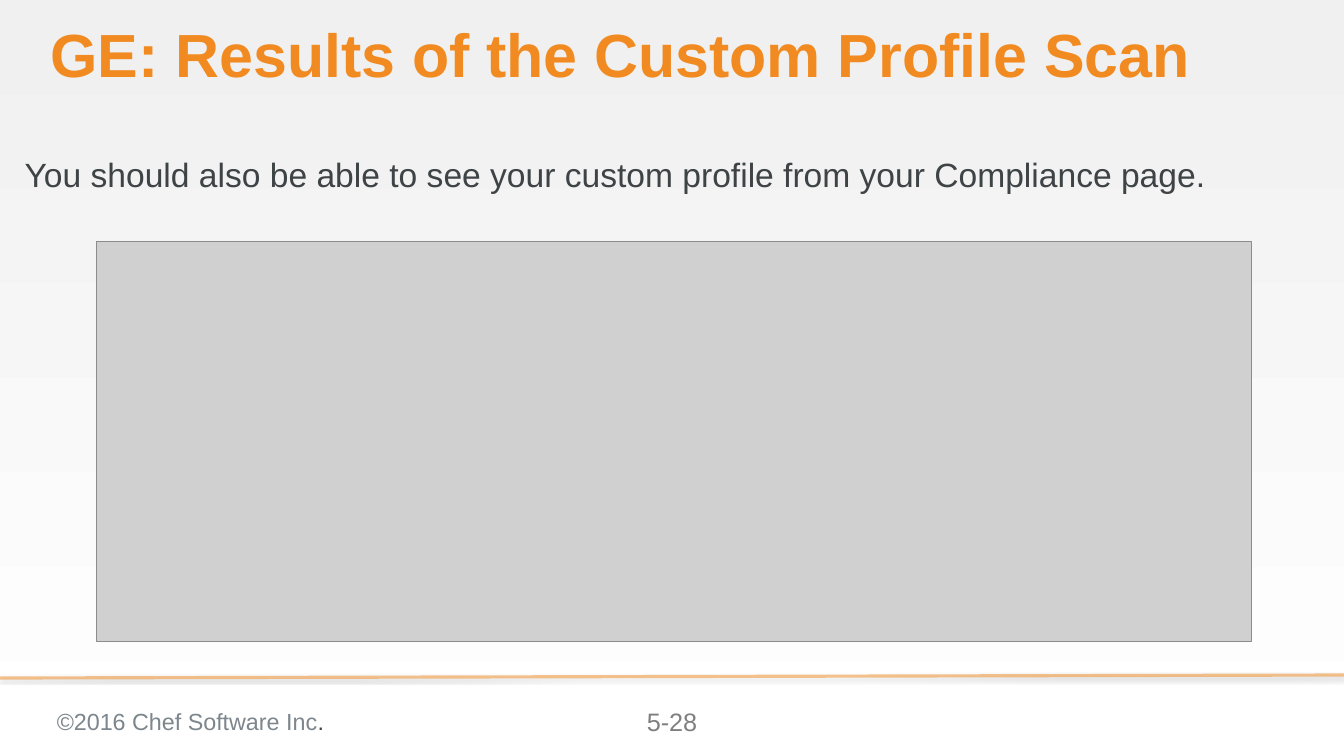
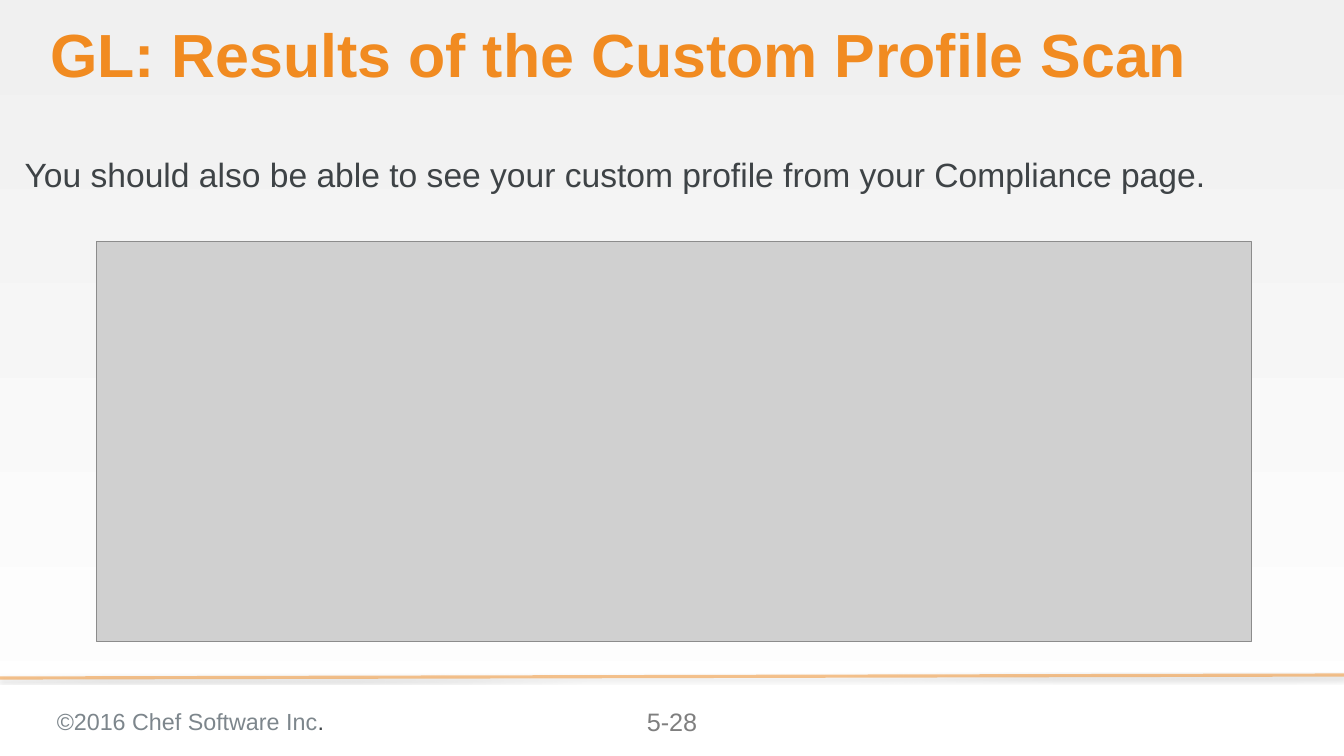
Before and after one commit to bchamby/chef-compliance-installation-configuration-operation, a slide deck: slide 28 of 05-creating-custom-profiles.pptx. Drawn at 1344x756 pixels with LibreOffice and Linux fonts; fonts in the diff are those of the drawing; grey boxes stand for pictures; background and template pictures are left out. Boxes give left, top, right and bottom in pixels: in the first picture for what was removed or moved away, otherwise in the second. Text is boxed around its words. In the diff, an @@ line names an element or a change of style, - is before the commit and + after.

```diff
--- a/05-creating-custom-profiles.pptx
+++ b/05-creating-custom-profiles.pptx
@@ title at (50, 33, 1186, 78): text changed @@
-GE: Results of the Custom Profile Scan
+GL: Results of the Custom Profile Scan
```
Also in this commit, not shown: 25 other slides changed, 1 other file.
